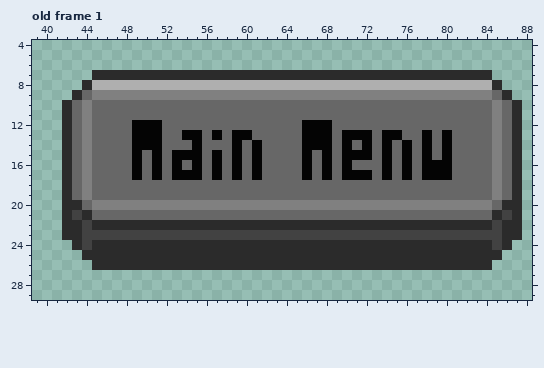
Pixel-art file: dots/Aseprite drawings/small main menu button.aseprite. Above is the file before it was changed.
128x32 pixels, 1 frame. Colours within 5 levels of each other are drawn and written as one. Shown: old frame 1: x 39..88, y 4..29. The commit also changed other frames, which this record leaves out.
After the commit:
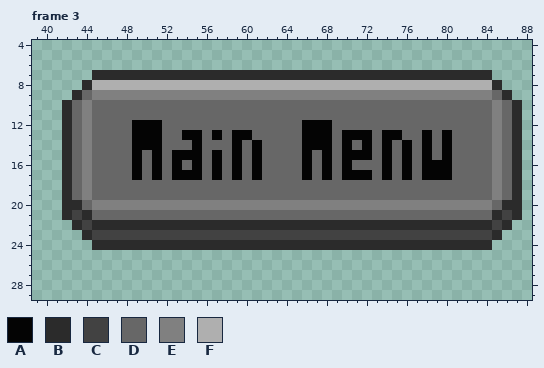
Palette (. is transparent): A #040404  B #2b2b2b  C #424242  D #676767  E #808080  F #afafaf
A new or re-ordered frame is compared with the old frame closest to it.
From old to new:
frames 1 -> 3
Frame 3 is new; against old frame 1:
The edit turns colour C into colour B in row 23 at x 44 and 85.
The edit erases colour B in row 22 at x 42 and 87; in row 23 at x 42 to 43 and 86 to 87; in row 24 at x 43 and 86; in row 25 at x 44 to 85; in row 26 at x 45 to 84.
The edit erases colour C in row 24 at x 44 and 85.
Where, in picture pixels (left, top, right, bottom), the same in both pictures:
changed: (62, 220, 522, 270)
